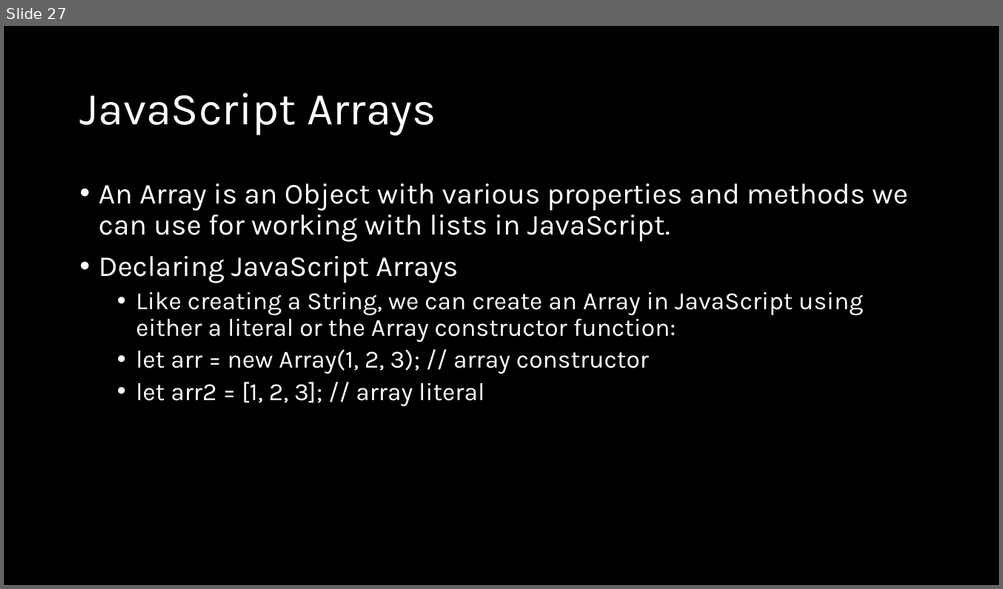
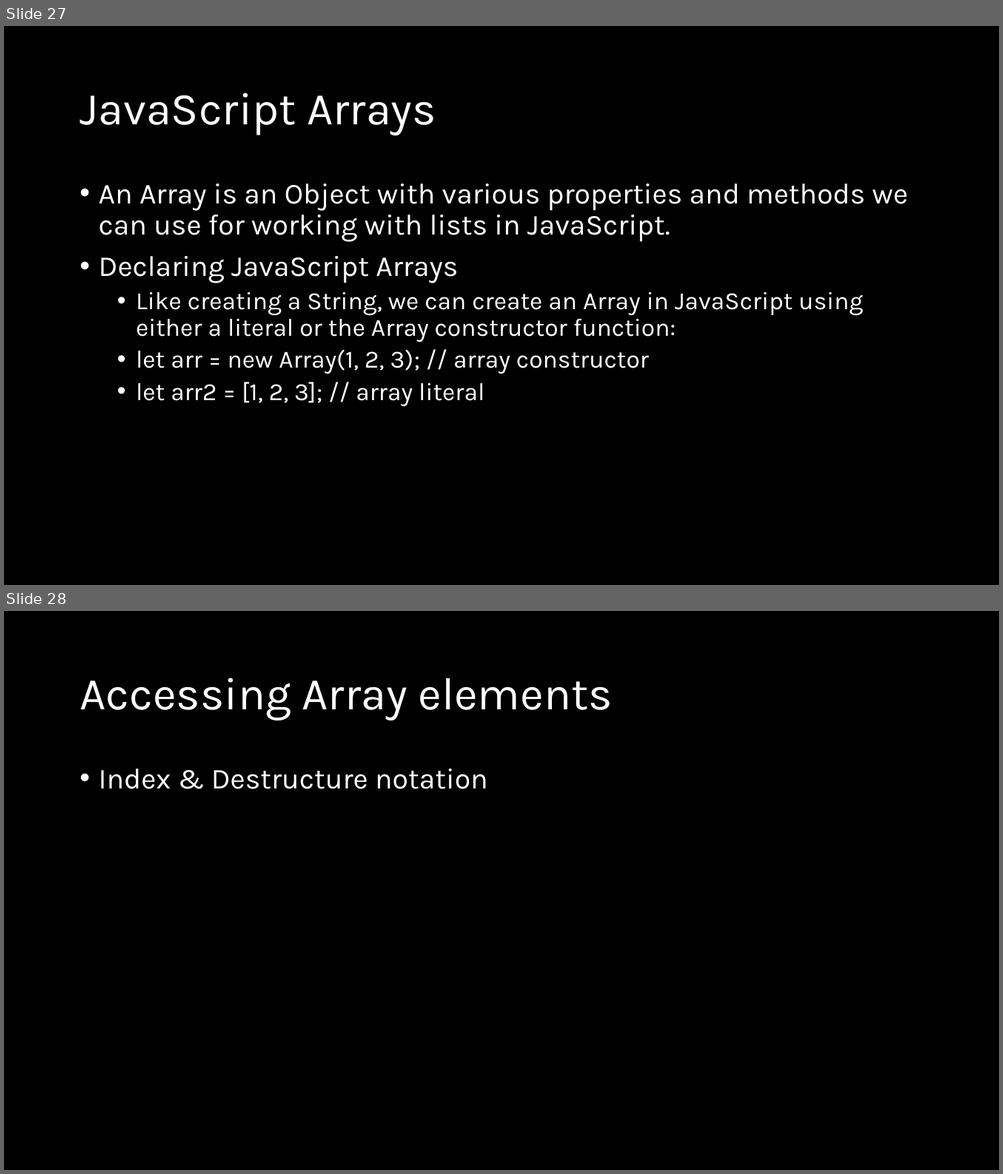
Before and after one commit to natiquekeyin/fall2024, a slide deck: JavaScript/Week3/Week3.pptx. Shown one above the other, each under a label of ours: slide 27 before the commit, slides 27 and 28 after it. The pictures are 1003x589 and 1003x1174 pixels, drawn with LibreOffice and Linux fonts; fonts in the diff are those of the drawing. Boxes give left, top, right and bottom in pixels: in the first picture for what was removed or moved away, otherwise in the second. Text is boxed around its words. In the diff, an @@ line names an element or a change of style, - is before the commit and + after.

```diff
--- a/JavaScript/Week3/Week3.pptx
+++ b/JavaScript/Week3/Week3.pptx
@@ slide 28 added at box(4, 611, 999, 1170), background #000000 @@
@@ title added at box(79, 678, 612, 721), 44 pt, text #FFFFFF @@
+Accessing Array elements
@@ text added at box(99, 769, 488, 789), 28 pt, text #FFFFFF @@
+• Index & Destructure notation
```
Also in this commit, not shown: 1 slide changed, 6 other slides added, 1 other file.
